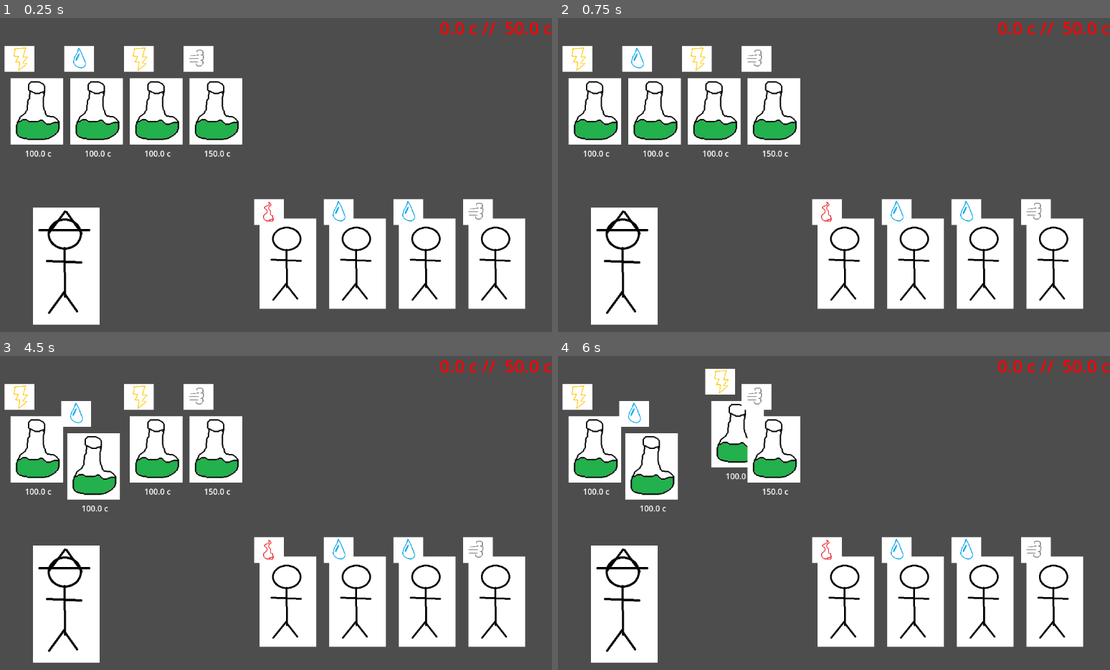
Above: before the commit, frames 1-4 (two rows, left to right).
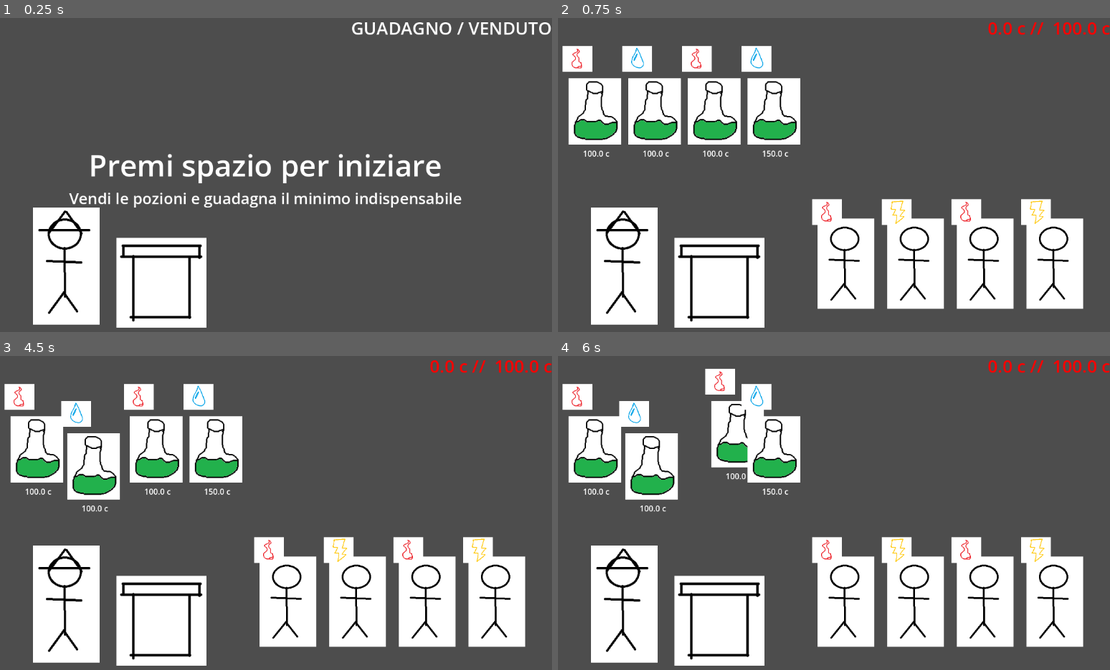
Above: after the commit, the same moments.

Repository: MLisanti/moonbrew_shop
Game: Godot game, scene res://scene/main.tscn
The game is run twice, just before and just after one commit, with the same random seed, the same clock (stepped at 60 frames per second) and the same inputs.
Inputs (mouse positions are in pixels of both pictures, inside the frame that each line leads up to):
- Up to frame 1 (0.25 s): no input
- Up to frame 2 (0.75 s): tap Enter at 0.5 s; move the mouse to (596, 112) at 0.52 s; tap Space (conferma) at 0.6 s
- Up to frame 3 (4.5 s): tap Space (conferma) at 1.25, 1.55, 2.1, 2.75, 2.85, 3.8, 4.25, 4.35 s; move the mouse to (93, 450) at 1.27 s; click (93, 450) at 1.35 s; tap Enter at 2, 3.5 s; move the mouse to (154, 450) at 2.02 s; move the mouse to (215, 450) at 2.77 s; move the mouse to (436, 563) at 3.52 s; press the mouse at (436, 563) at 3.53 s; move the mouse to (93, 465) at 4.27 s; release the mouse at (93, 465) at 4.28 s
- Up to frame 4 (6 s): move the mouse to (850, 513) at 5.02 s; tap Space (conferma) at 5.1 s; move the mouse to (740, 434) at 5.77 s; click (740, 434) at 5.85 s

The runs differ from the first frame. In frame 1, 31% of the frame differs, in the area x 0-100%, y 1-99%; in frame 2, 5.4%; in frame 3, 5.4%; in frame 4, 5.4%.

Commit message:
revisione regole e livelli (ora dammi la ricetta per una pizza, per favore)

Diff:
--- a/scene/helper_elementi.gd
+++ b/scene/helper_elementi.gd
@@ -10,10 +10,11 @@
 		_: return ""
 
 func is_stronger(elem1, elem2):
-	return ((elem1 == "F" and elem2 == "V") or
+	#V -> A -> F -> E
+	return ((elem1 == "F" and elem2 == "E") or
 			(elem1 == "A" and elem2 == "F") or
-			(elem1 == "V" and elem2 == "E") or
-			(elem1 == "E" and elem2 == "A"))
+			(elem1 == "V" and elem2 == "A") or
+			(elem1 == "E" and elem2 == "V"))
 
 func get_type_name(type:String):
 	match type:
--- a/scene/main.gd
+++ b/scene/main.gd
@@ -6,21 +6,32 @@
 var _scena_cliente = preload("res://scene/cliente.tscn")
 
 var maskGrab = ""
+"""
+bugs:
+	- ad inizio livello controllare se esiste almeno una combinazione possibile
+	- una pozione può essere posata su picù clienti e li cura tutti e due
+"""
 
 var _livello = 1
 var _clienti_mancanti_prossimo_livello = 0
 
-enum statiLivello {IN_CORSO, FINITO, GAME_OVER}
+enum statiLivello {INIZIO, IN_CORSO, FINITO, GAME_OVER}
 var statoLivello:statiLivello = statiLivello.IN_CORSO
 
 func imposta_variabili_livello(livello:int) -> Dictionary:
 	var dict:Dictionary = { "potionElements": 2, "clientElements": 2, "goalPrice": 200.0 }
 	match livello:
-		1: dict = { "potionElements": 1, "clientElements": 1, "goalPrice": 50.0 }
-		2: dict = { "potionElements": 2, "clientElements": 1, "goalPrice": 100.0 }
-		3: dict = { "potionElements": 2, "clientElements": 2, "goalPrice": 150.0 }
-		4: dict = { "potionElements": 2, "clientElements": 3, "goalPrice": 150.0 }
-		5: dict = { "potionElements": 3, "clientElements": 3, "goalPrice": 200.0 }
+
+		1: dict = { "potionElements": 1, "potionElementsDetail": "FAFA", "clientElements": 1, "clientElementsDetail": "FEFE", "goalPrice": 100.0 }
+		2: dict = { "potionElements": 1, "potionElementsDetail": "EVEV", "clientElements": 1, "clientElementsDetail": "AVAV", "goalPrice": 100.0 }
+		3: dict = { "potionElements": 1, "potionElementsDetail": "FAVE", "clientElements": 1, "clientElementsDetail": "FAVE", "goalPrice": 100.0 }
+		4: dict = { "potionElements": 1, "clientElements": 1, "goalPrice": 50.0 }
+		5: dict = { "potionElements": 1, "clientElements": 1, "goalPrice": 100.0 }
+		6: dict = { "potionElements": 2, "clientElements": 1, "goalPrice": 100.0 }
+		7: dict = { "potionElements": 2, "clientElements": 2, "goalPrice": 100.0 }
+		8: dict = { "potionElements": 2, "clientElements": 3, "goalPrice": 150.0 }
+		9: dict = { "potionElements": 3, "clientElements": 3, "goalPrice": 200.0 }
+		10: dict = { "potionElements": 3, "clientElements": 3, "goalPrice": 250.0 }
 		_: dict = { "potionElements": 3, "clientElements": 3, "goalPrice": 200.0 }
 	return dict
 
@@ -30,10 +41,14 @@
 
 # Called when the node enters the scene tree for the first time.
 func _ready():
-	cambia_stato_livello(statiLivello.IN_CORSO)
-	imposta_livello(1)
+	cambia_stato_livello(statiLivello.INIZIO)
 
 func _process(_delta):
+	if(statoLivello == statiLivello.INIZIO and Input.is_action_just_released("conferma")):
+		cambia_stato_livello(statiLivello.IN_CORSO)
+		_livello = 1
+		imposta_livello(_livello)
+
 	if(statoLivello == statiLivello.FINITO and Input.is_action_just_released("conferma")):
 		if(moneyGain < moneyGoal):
 			cambia_stato_livello(statiLivello.GAME_OVER)
@@ -43,9 +58,7 @@
 			imposta_livello(_livello)
 
 	if(statoLivello == statiLivello.GAME_OVER and Input.is_action_just_released("conferma")):
-		cambia_stato_livello(statiLivello.IN_CORSO)
-		_livello = 1
-		imposta_livello(_livello)
+		cambia_stato_livello(statiLivello.INIZIO)
 
 func imposta_livello(livello):
 	var levelVar: Dictionary = imposta_variabili_livello(livello)
@@ -61,8 +74,12 @@
 
 	while(i<4):
 		var elementi = ""
-		for j in range(nElementi):
-			elementi += $helperElementi.scegli_elemento_casuale()
+
+		if(levelVar.has("potionElementsDetail")):
+			elementi = levelVar["potionElementsDetail"][i]
+		else:
+			for j in range(nElementi):
+				elementi += $helperElementi.scegli_elemento_casuale()
 
 		crea_pozione(i, elementi, rand_price(), pos)
 		pos.x += 120
@@ -74,8 +91,12 @@
 	_clienti_mancanti_prossimo_livello = 4
 	while(i<4):
 		var elementi = ""
-		for j in range(nMalattie):
-			elementi += $helperElementi.scegli_elemento_casuale()
+
+		if(levelVar.has("clientElementsDetail")):
+			elementi = levelVar["clientElementsDetail"][i]
+		else:
+			for j in range(nMalattie):
+				elementi += $helperElementi.scegli_elemento_casuale()
 		crea_cliente(elementi, pos)
 		pos.x += 140
 
@@ -127,7 +148,12 @@
 	else:
 		$UI/centro/VBoxContainer/lblMessaggio.text = "Hai guadagnato abbastanza!"
 
-func mostra_game_over():
+func ui_mostra_inizio():
+	controlCentroMessaggi.visible = true
+	$UI/centro/VBoxContainer/lblAzione.text = "Vendi le pozioni e guadagna il minimo indispensabile"
+	$UI/centro/VBoxContainer/lblMessaggio.text = "Premi spazio per iniziare"
+
+func ui_mostra_game_over():
 	controlCentroMessaggi.visible = true
 	$UI/centro/VBoxContainer/lblAzione.text = "Spazio per continuare"
 	$UI/centro/VBoxContainer/lblMessaggio.text = "Sei andata in bancarotta"
@@ -139,11 +165,14 @@
 	if(nuovoStato == statiLivello.IN_CORSO):
 		controlCentroMessaggi.visible = false
 
+	if(nuovoStato == statiLivello.INIZIO):
+		ui_mostra_inizio()
+
 	if(precedente == statiLivello.IN_CORSO and nuovoStato == statiLivello.FINITO):
 		mostra_fine_livello()
 
 	if(precedente == statiLivello.FINITO and nuovoStato == statiLivello.GAME_OVER):
-		mostra_game_over()
+		ui_mostra_game_over()
 
 func crea_pozione(indice:int, elementi:String, prezzo:float, posizione:Vector2):
 	var nodoPozione:Node2D = _scena_pozione.instantiate()
@@ -180,7 +209,7 @@
 func ui_update():
 	var lblMoney:Control = $UI/sopra/VBoxContainer/lbl_money_goal
 
-	lblMoney.text = str(moneyGain) + " c //  " + str(moneyGoal) + " c"
+	lblMoney.text = str(round(moneyGain)) + " c //  " + str(moneyGoal) + " c"
 	if(moneyGain < moneyGoal):
 		lblMoney.set("theme_override_colors/font_color", Color.RED)
 	else:
--- a/scene/main.tscn
+++ b/scene/main.tscn
@@ -1,6 +1,7 @@
 [gd_scene format=3 uid="uid://be75w8yjyxed8"]
 
 [ext_resource type="Script" uid="uid://183vn8g4n6kb" path="res://scene/main.gd" id="1_p1hux"]
+[ext_resource type="Texture2D" uid="uid://bu44hocddxgv5" path="res://immagini/bancone.png" id="3_brvut"]
 [ext_resource type="PackedScene" uid="uid://bg3a1fnlwgjk3" path="res://scene/helper_elementi.tscn" id="3_wp4xf"]
 [ext_resource type="Texture2D" uid="uid://c3pjj8o5y6byg" path="res://immagini/strega.png" id="4_brvut"]
 
@@ -19,10 +20,14 @@
 
 [node name="strega_oggetti" type="Node2D" parent="." unique_id=1176392839]
 
-[node name="Sprite2D" type="Sprite2D" parent="strega_oggetti" unique_id=1469148481]
+[node name="strega" type="Sprite2D" parent="strega_oggetti" unique_id=1469148481]
 position = Vector2(175, 505)
 scale = Vector2(0.8405329, 0.93102694)
 texture = ExtResource("4_brvut")
+
+[node name="bancone" type="Sprite2D" parent="strega_oggetti" unique_id=1159495521]
+position = Vector2(367, 539)
+texture = ExtResource("3_brvut")
 
 [node name="UI" type="CanvasLayer" parent="." unique_id=504331853]
 
Binary file added: immagini/bancone.png
Not shown, added: immagini/bancone.png.import
